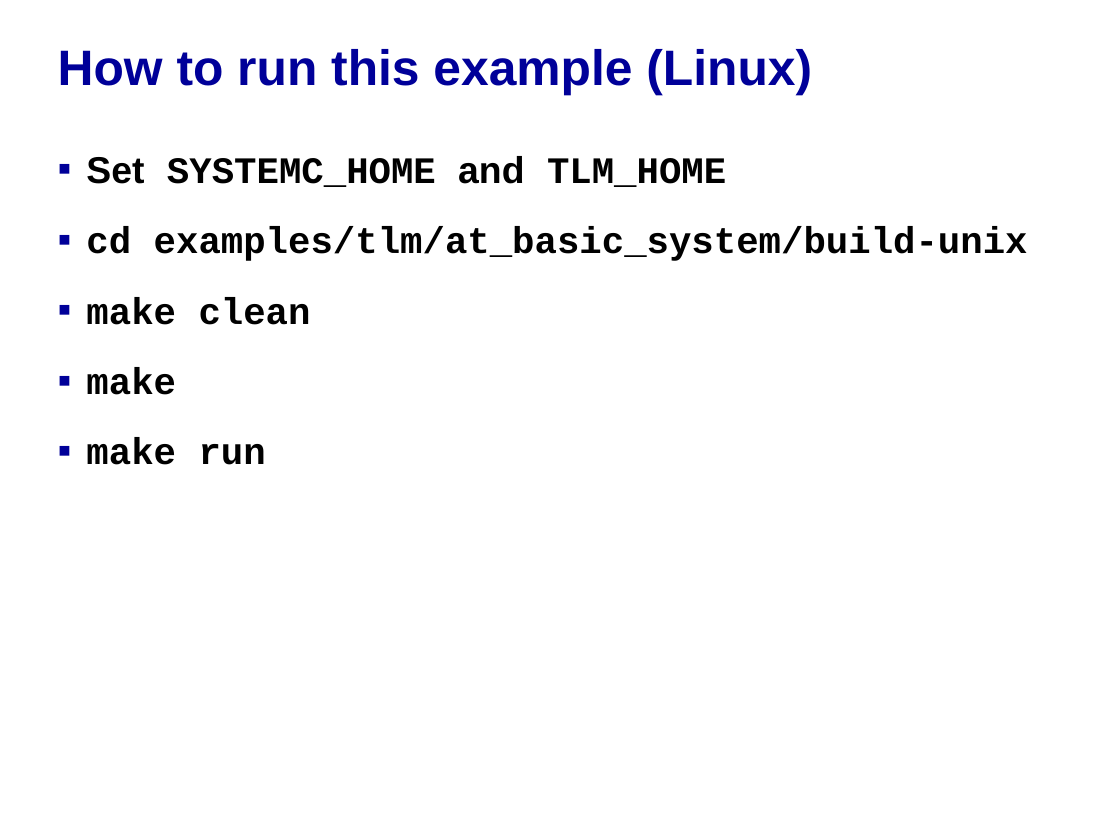
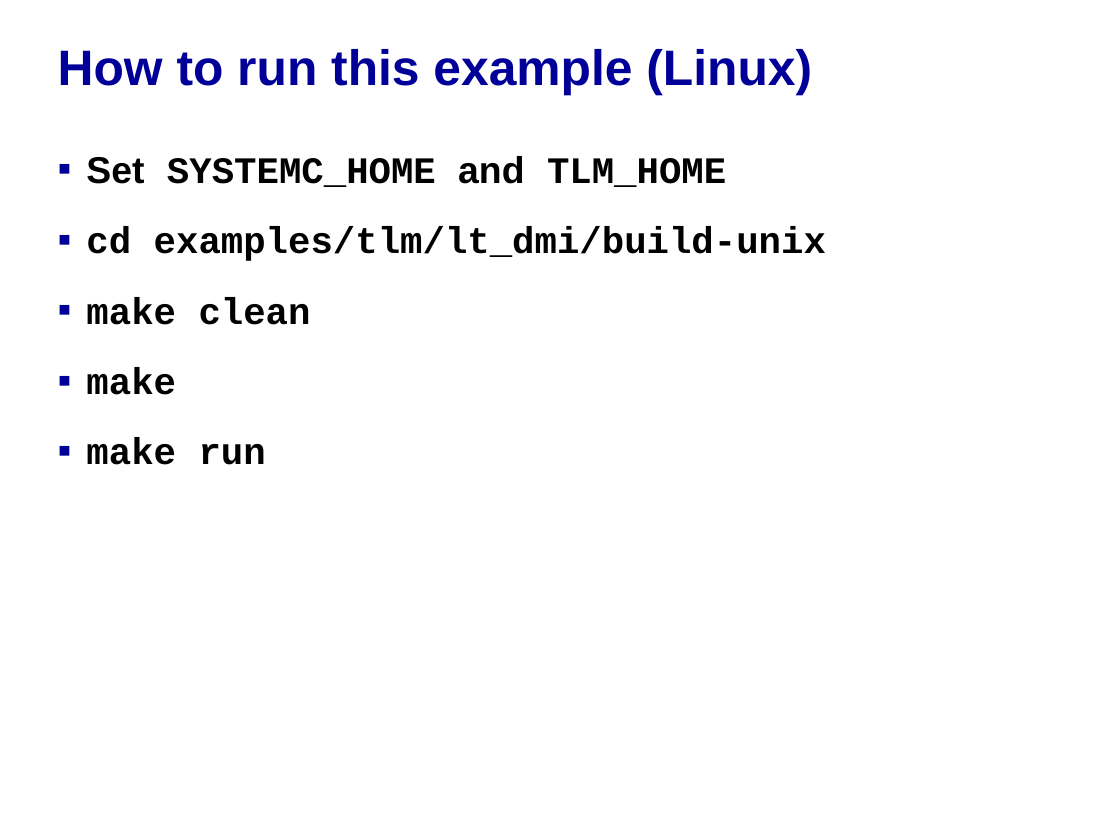
Before and after one commit to accellera-official/systemc, a slide deck: slide 4 of examples/tlm/lt_dmi/docs/lt_dmi_example.ppt. Drawn at 1120x840 pixels with LibreOffice and Linux fonts; fonts in the diff are those of the drawing; background and template pictures are left out. Boxes give left, top, right and bottom in pixels: in the first picture for what was removed or moved away, otherwise in the second. Text is boxed around its words. In the diff, an @@ line names an element or a change of style, - is before the commit and + after.

```diff
--- a/examples/tlm/lt_dmi/docs/lt_dmi_example.ppt
+++ b/examples/tlm/lt_dmi/docs/lt_dmi_example.ppt
@@ text at (86,226,826,261): text changed @@
-▪ cd examples/tlm/at_basic_system/build-unix
+▪ cd examples/tlm/lt_dmi/build-unix
```
Also in this commit, not shown: 5 other slides changed, 7 slides removed.
